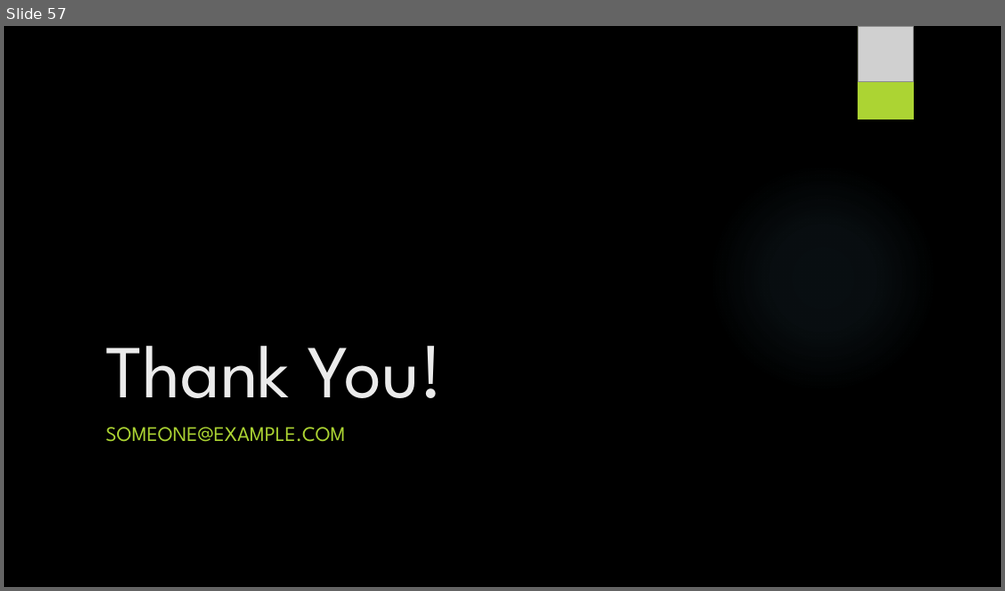
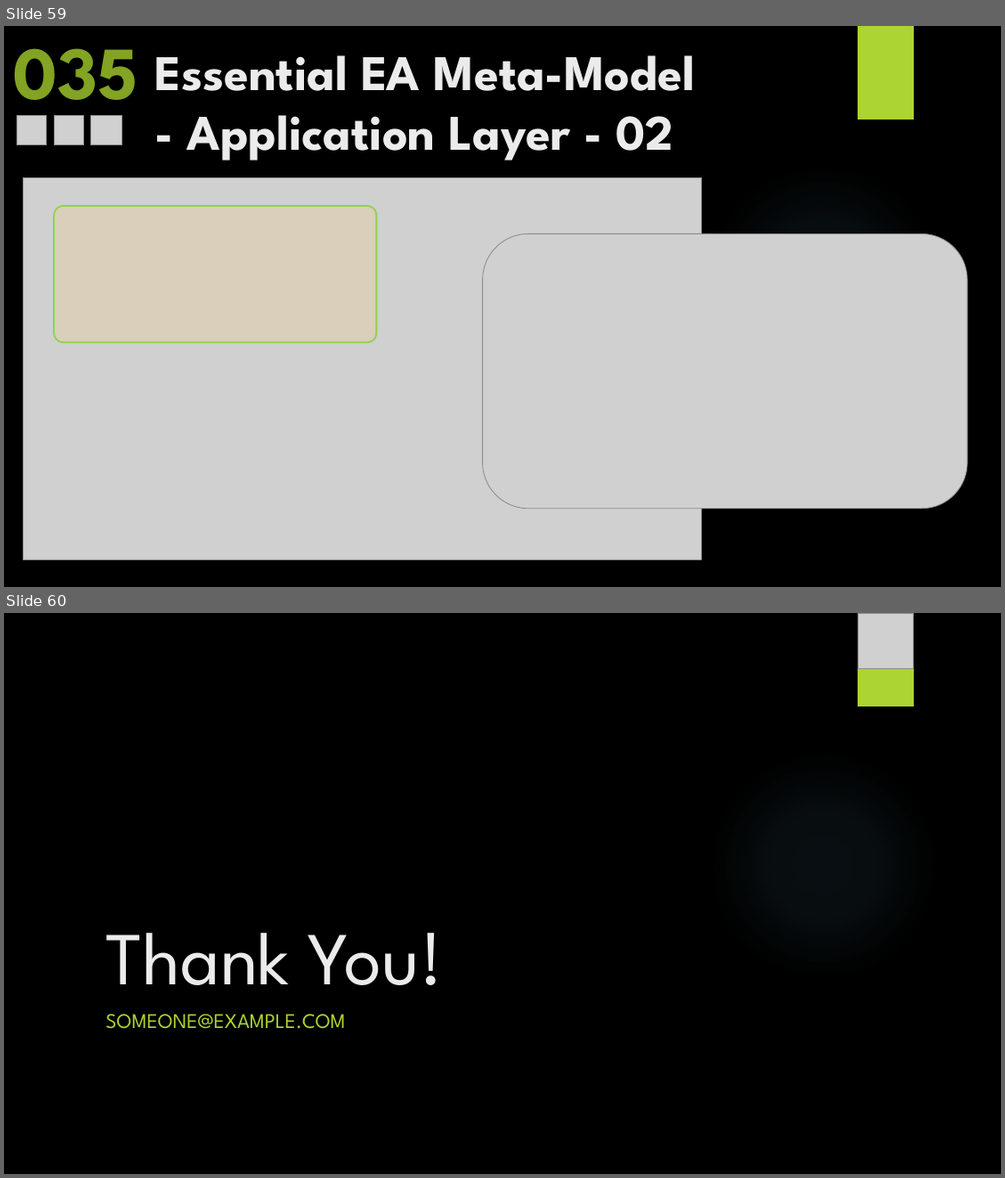
Before and after one commit to yasenstar/EA_MetaModel, a slide deck: Master_EAS_Meta-Model.pptx. Shown one above the other, each under a label of ours: slide 57 before the commit, slides 59 and 60 after it. The pictures are 1005x591 and 1005x1178 pixels, drawn with LibreOffice and Linux fonts; fonts in the diff are those of the drawing; grey boxes stand for pictures; background and template pictures are left out. Boxes give left, top, right and bottom in pixels: in the first picture for what was removed or moved away, otherwise in the second. Text is boxed around its words. In the diff, an @@ line names an element or a change of style, - is before the commit and + after.

Commit message:
update with adding Essential Metamodel images

```diff
--- a/Master_EAS_Meta-Model.pptx
+++ b/Master_EAS_Meta-Model.pptx
@@ slide 59 added at bbox=[4, 26, 1001, 587], background picture (left out); not listed: 1 template element that a slide beside it also shows @@
@@ text added at bbox=[13, 48, 138, 121], 72 pt, text #83A322, bold @@
+035
@@ rectangle added at bbox=[858, 26, 914, 119], fill #ACD433 @@
@@ title added at bbox=[155, 55, 695, 160], 48 pt, text #EBEBEB, bold @@
+Essential EA Meta-Model
+- Application Layer - 02
@@ picture added at bbox=[16, 116, 47, 145] @@
@@ picture added at bbox=[54, 116, 84, 145] @@
@@ picture added at bbox=[91, 116, 122, 145] @@
@@ picture added at bbox=[24, 178, 702, 560] @@
@@ rounded rectangle added at bbox=[54, 206, 376, 342], fill #FFCC66 at 20% opacity, outline #92D050 1.5 pt @@
@@ picture added at bbox=[483, 234, 967, 508] @@
@@ what was slide 57 is now slide 60 @@
```
Also in this commit, not shown: 1 slide changed, 2 other slides added, 8 other files.
